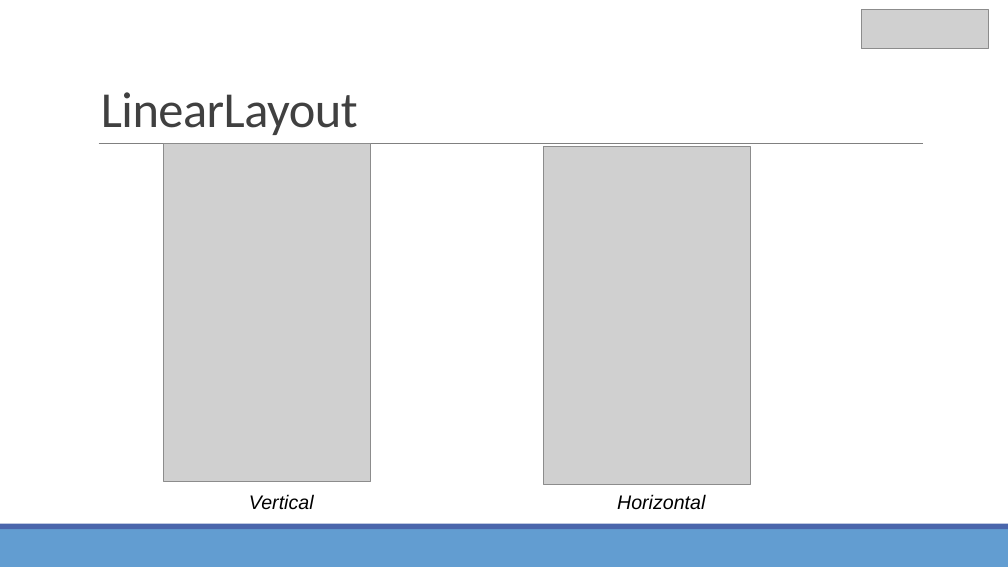
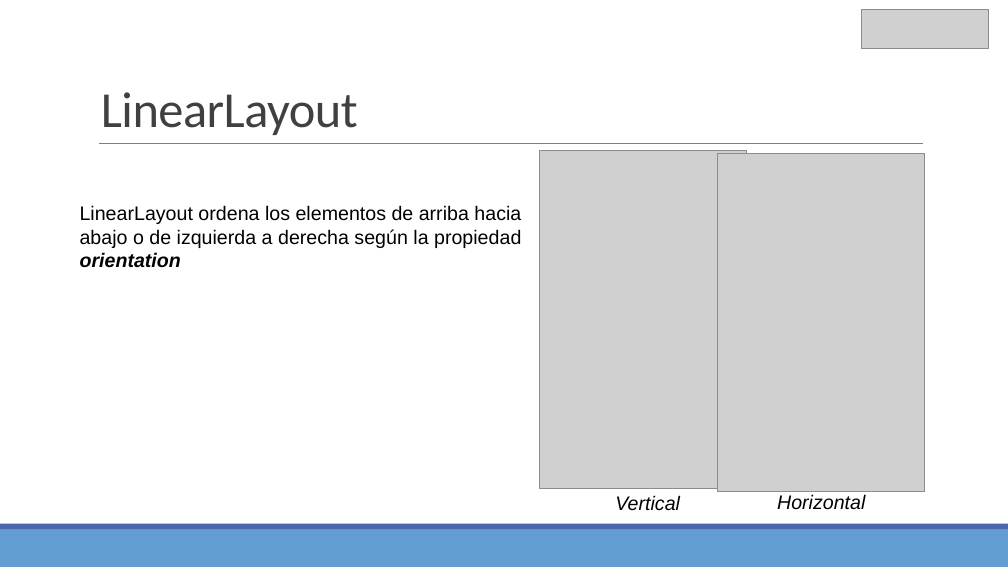
Before and after one commit to Domiciano/AppMoviles192, a slide deck: slide 31 of Clase1/Clase 1.pptx (slide 30 before the commit). Drawn at 1008x567 pixels with LibreOffice and Linux fonts; fonts in the diff are those of the drawing; grey boxes stand for pictures. Boxes give left, top, right and bottom in pixels: in the first picture for what was removed or moved away, otherwise in the second. Text is boxed around its words. In the diff, an @@ line names an element or a change of style, - is before the commit and + after.

```diff
--- a/Clase1/Clase 1.pptx
+++ b/Clase1/Clase 1.pptx
@@ picture: place and size @@
-picture at [543, 147, 750, 485]
+picture at [539, 150, 746, 488]
@@ picture: place and size @@
-picture at [164, 144, 371, 482]
+picture at [718, 153, 924, 491]
@@ text added at [80, 205, 521, 268], 14 pt, text #000000 @@
+LinearLayout ordena los elementos de arriba hacia abajo o de izquierda a derecha según la propiedad
+orientation
@@ text "Vertical" at [615, 495, 680, 511]: alignment left to centre @@
@@ text "Vertical": place and size @@
-text "Vertical" at [249, 494, 314, 510]
+text "Vertical" at [615, 495, 680, 511]
@@ text "Horizontal": place and size @@
-text "Horizontal" at [617, 494, 705, 510]
+text "Horizontal" at [777, 494, 865, 510]
@@ text "Horizontal" at [777, 494, 865, 510]: alignment left to centre @@
```
Also in this commit, not shown: 2 other slides changed, 3 slides added, 2 slides removed, 3 other files.
